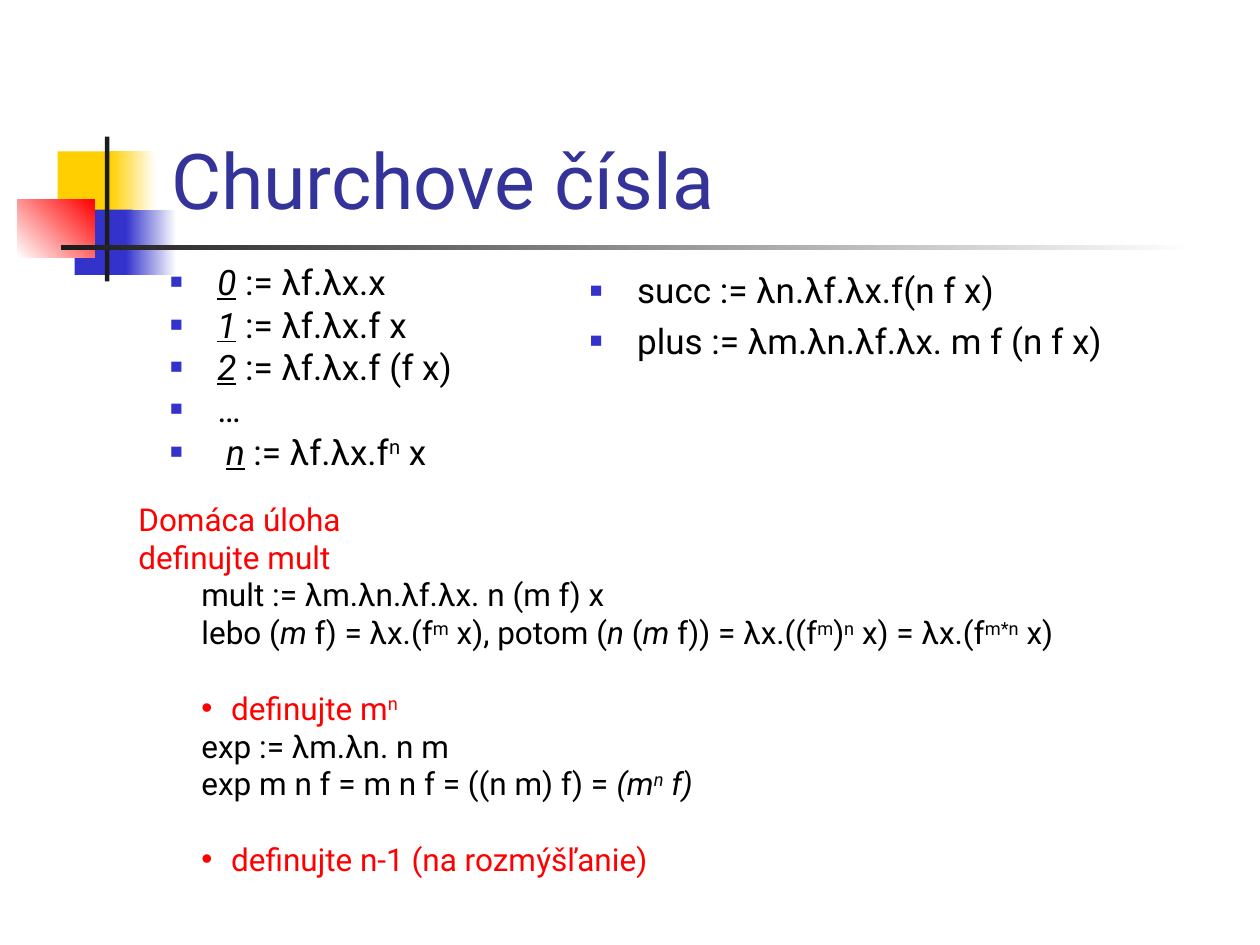
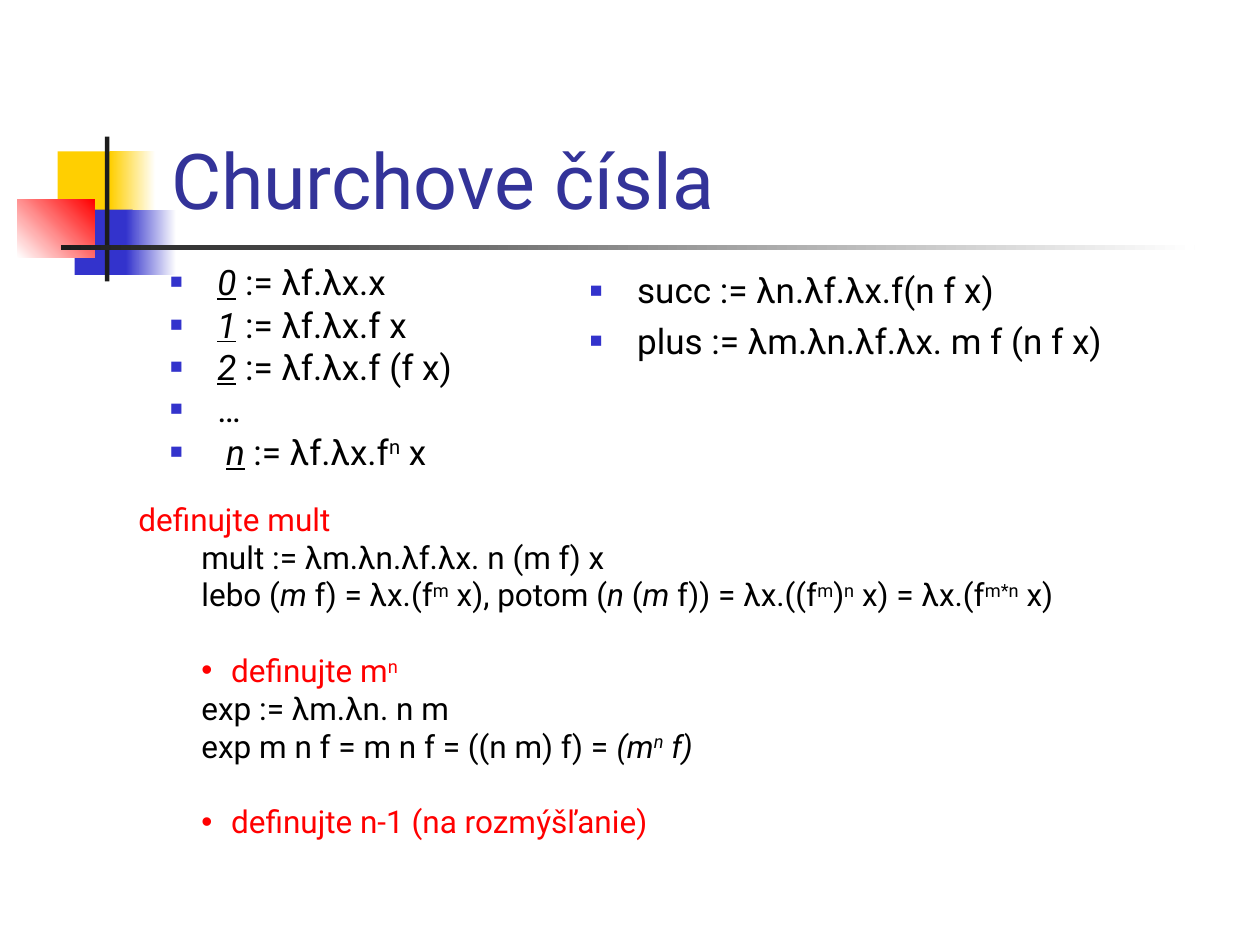
Before and after one commit to Funkcionalne/Prednasky, a slide deck: slide 10 of 06/06_fpro.ppt. Drawn at 1260x945 pixels with LibreOffice and Linux fonts; fonts in the diff are those of the drawing. Boxes give left, top, right and bottom in pixels: in the first picture for what was removed or moved away, otherwise in the second. Text is boxed around its words. In the diff, an @@ line names an element or a change of style, - is before the commit and + after.

```diff
--- a/06/06_fpro.ppt
+++ b/06/06_fpro.ppt
@@ text at (138,507,340,532): paragraph removed @@
-Domáca úloha
```
Also in this commit, not shown: 4 other slides changed, 1 slide added, 2 other files.
